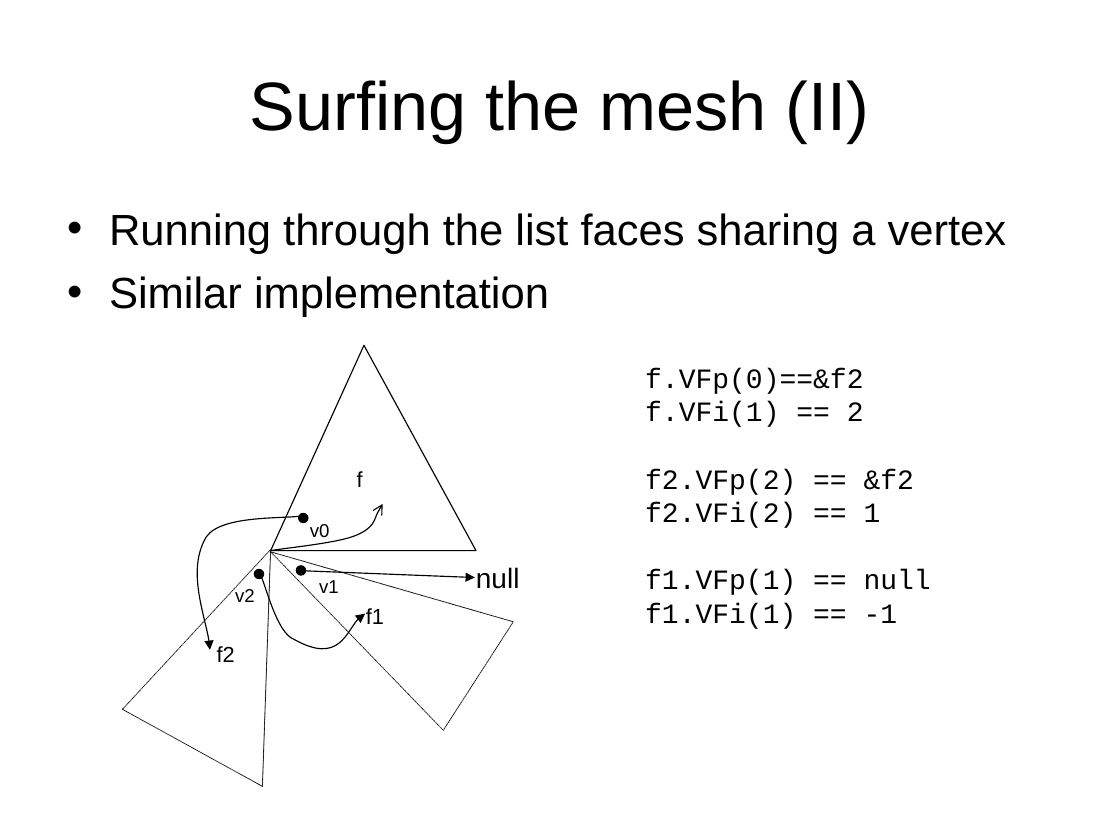
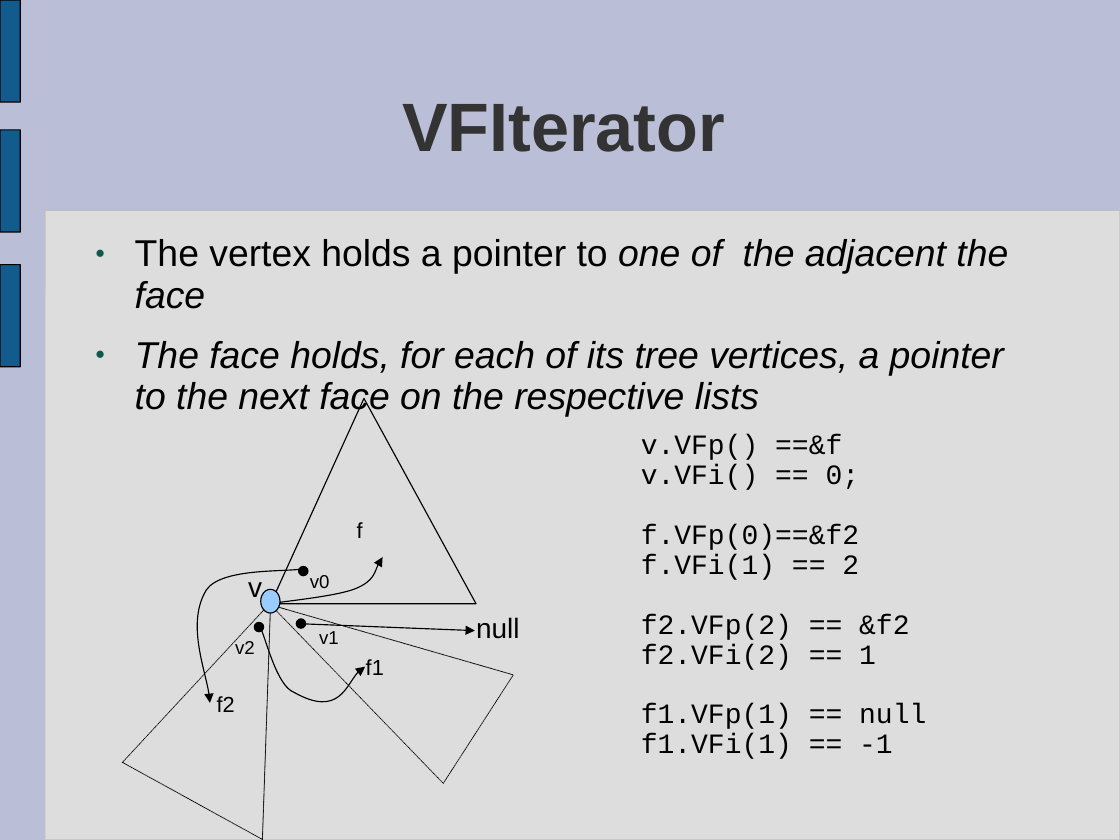
Before and after one commit to virtualritz/vcglib, a slide deck: slide 23 of docs/introduction to vcg.ppt (slide 24 before the commit). Drawn at 1120x840 pixels with LibreOffice and Linux fonts; fonts in the diff are those of the drawing. Boxes give left, top, right and bottom in pixels: in the first picture for what was removed or moved away, otherwise in the second. Text is boxed around its words. In the diff, an @@ line names an element or a change of style, - is before the commit and + after.

```diff
--- a/docs/introduction to vcg.ppt
+++ b/docs/introduction to vcg.ppt
@@ background #FFFFFF to #BABED6 @@
@@ freeform shape added at box(0, 0, 20, 102), fill #125C8D, outline #000000 0.74 pt @@
@@ title removed at box(250, 80, 869, 143) @@
-Surfing the mesh (II)
@@ title added at box(402, 104, 725, 152), 44 pt, text #333333, bold @@
+VFIterator
@@ freeform shape added at box(0, 130, 20, 232), fill #125C8D, outline #000000 0.74 pt @@
@@ rounded rectangle added at box(45, 211, 1120, 840), fill #DDDDDD, outline #C0C0C0 0.74 pt @@
@@ text removed at box(109, 213, 1006, 317) @@
-• Running through the list faces sharing a vertex
-• Similar implementation
@@ text added at box(135, 239, 1008, 417), 24 pt, text #000000, italic @@
+● The vertex holds a pointer to one of the adjacent the face
+● The face holds, for each of its tree vertices, a pointer to the next face on the respective lists
@@ freeform shape added at box(0, 264, 20, 366), fill #125C8D, outline #000000 0.74 pt @@
@@ text "v.VFp() ==&f": place and size @@
-text "v.VFp() ==&f" at box(645, 368, 931, 629)
+text "v.VFp() ==&f" at box(641, 435, 926, 759)
@@ text at box(641, 435, 860, 490): paragraphs added @@
+v.VFp() ==&f
+v.VFi() == 0;
@@ text at box(641, 524, 926, 759): line spacing 1 to 0.89 @@
@@ text added at box(248, 582, 262, 602), 18 pt, text #000000 @@
+v
@@ ellipse added at box(261, 589, 280, 613), fill #99CCFF, outline #000000 0.74 pt @@
@@ freeform shape: place and size @@
-freeform shape at box(260, 575, 365, 665)
+freeform shape at box(260, 627, 365, 718)
@@ 6 texts, 6 freeform shapes, 1 ellipse: place and size @@
-6 texts, 6 freeform shapes, 1 ellipse at box(122, 345, 514, 786)
+6 texts, 6 freeform shapes, 1 ellipse at box(122, 399, 514, 839)
@@ ellipse: place and size @@
-ellipse at box(299, 513, 308, 522)
+ellipse at box(297, 619, 306, 628)
@@ text "null": place and size @@
-text "null" at box(476, 567, 520, 589)
+text "null" at box(476, 617, 520, 639)
@@ line spacing 1 to 0.93 in 7 elements at box(235, 639, 255, 654), box(476, 617, 520, 639), box(310, 575, 330, 588), box(319, 631, 339, 644), box(217, 696, 235, 712), box(357, 522, 363, 538), box(366, 659, 384, 675) @@
```
Also in this commit, not shown: 12 other slides changed, 15 slides added, 18 slides removed.
